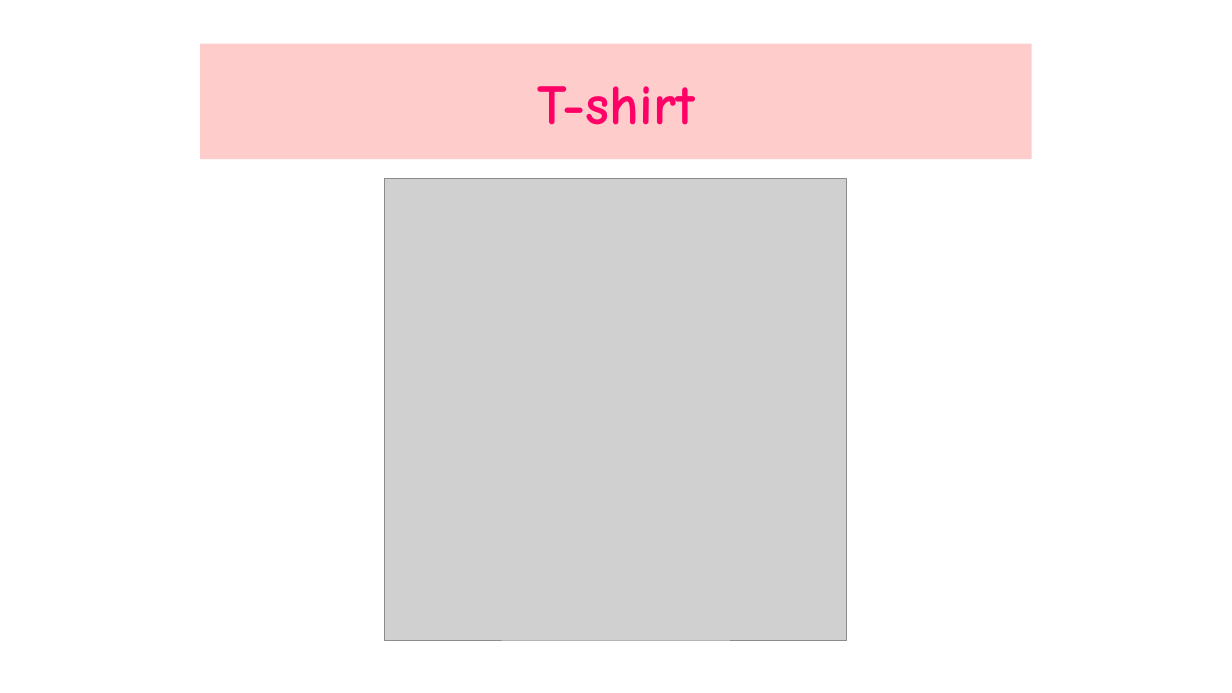
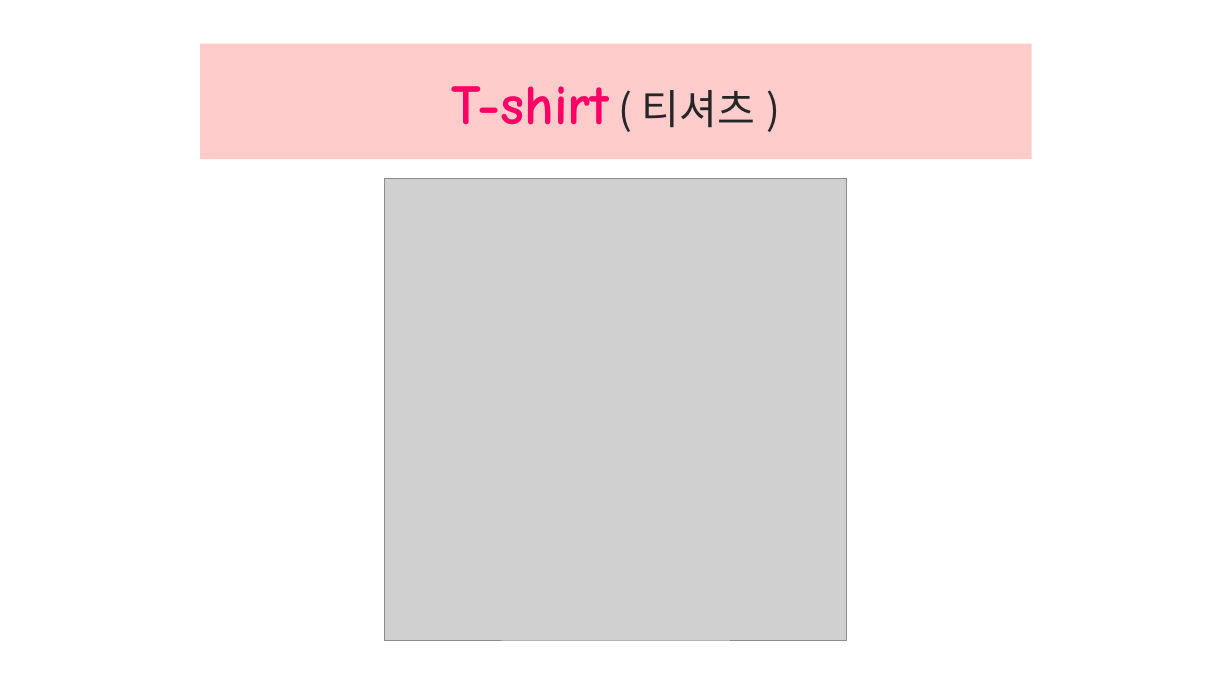
Before and after one commit to jangengineering/To-do-list, a slide deck: slide 9 of ppt/Lesson10-1_New_Words.pptx. Drawn at 1232x693 pixels with LibreOffice and Linux fonts; fonts in the diff are those of the drawing; grey boxes stand for pictures. Boxes give left, top, right and bottom in pixels: in the first picture for what was removed or moved away, otherwise in the second. Text is boxed around its words. In the diff, an @@ line names an element or a change of style, - is before the commit and + after.

```diff
--- a/ppt/Lesson10-1_New_Words.pptx
+++ b/ppt/Lesson10-1_New_Words.pptx
@@ title at [452,86,755,128]: text changed @@
-T-shirt
+T-shirt ( 티셔츠 )
```
Also in this commit, not shown: 17 other slides changed, 4 slides added, 3 slides removed.
